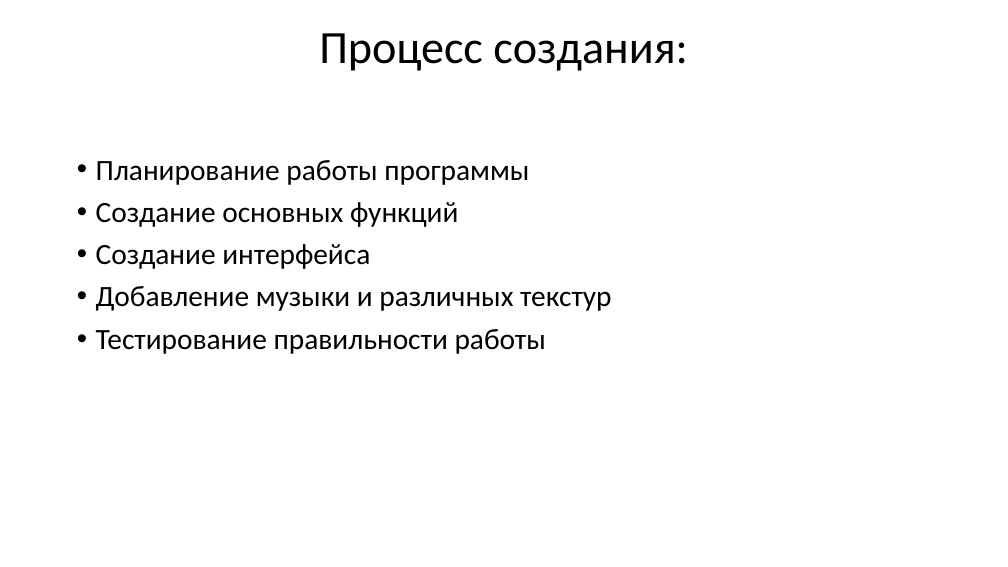
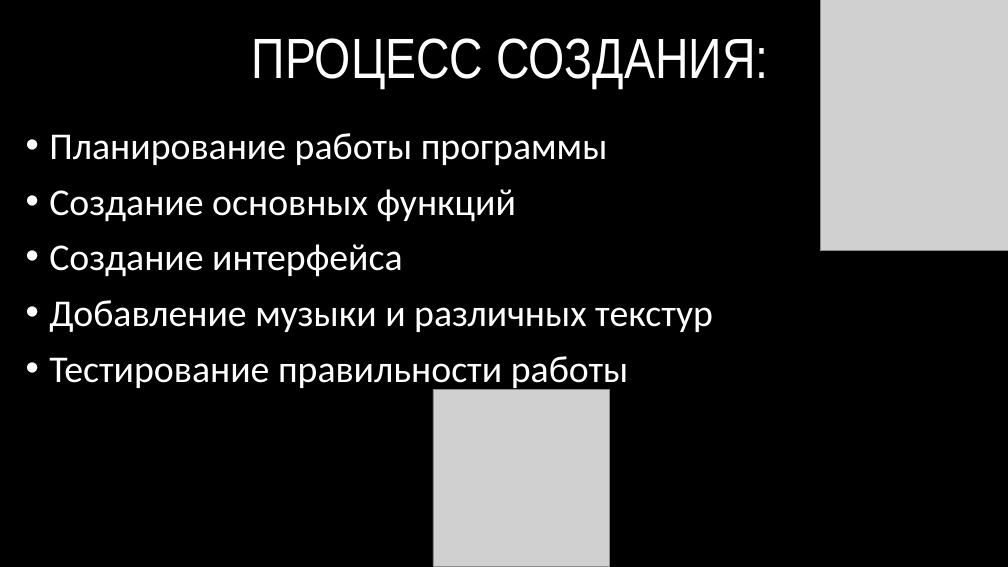
Before and after one commit to msrgoooo/Puzzle_platformer, a slide deck: slide 4 of Платформер с головоломкой.pptx. Drawn at 1008x567 pixels with LibreOffice and Linux fonts; fonts in the diff are those of the drawing; grey boxes stand for pictures; background and template pictures are left out. Boxes give left, top, right and bottom in pixels: in the first picture for what was removed or moved away, otherwise in the second. Text is boxed around its words. In the diff, an @@ line names an element or a change of style, - is before the commit and + after.

```diff
--- a/Платформер с головоломкой.pptx
+++ b/Платформер с головоломкой.pptx
@@ background #FFFFFF to picture (left out) @@
@@ picture added at (820, 0, 1008, 251) @@
@@ title at (252, 38, 768, 88): text changed; size 44 to 54 pt; font Calibri to Arial Narrow; text colour #000000 to #FFFFFF @@
-Процесс создания:
+ПРОЦЕСС СОЗДАНИЯ:
@@ text "Планирование работы программы": place and size @@
-text "Планирование работы программы" at (96, 160, 612, 354)
+text "Планирование работы программы" at (49, 133, 713, 392)
@@ text "Планирование работы программы" at (49, 133, 713, 392): size 28 to 36 pt, text colour #000000 to #FFFFFF; indent changed; line spacing 0.9 to 1; vertical alignment top to middle @@
@@ picture added at (433, 390, 610, 566) @@
```
Also in this commit, not shown: 5 other slides changed.
